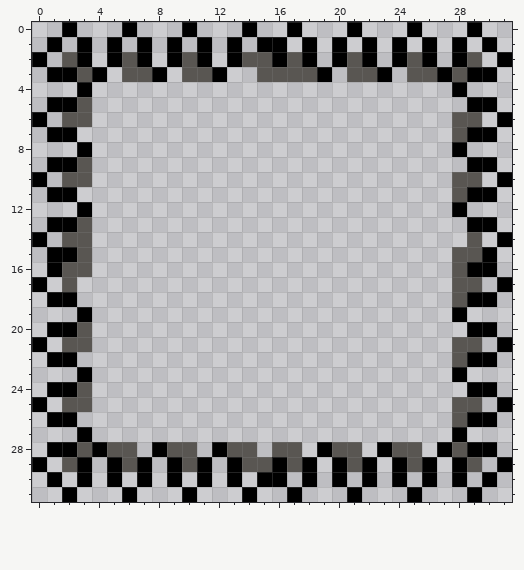
A pixel-art file gets an edit: Resources/Images/SpikeBlock.aseprite. That is the earlier state.
32x32 pixels, 1 frame.
Now the later version:
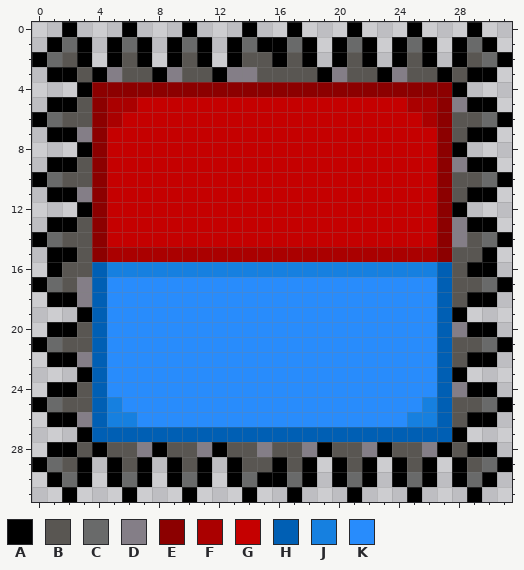
Palette (. is transparent): A #000000  B #595652  C #696a6a  D #847e87  E #8c0000  F #aa0000  G #c50000  H #005fb4  J #1680e0  K #288cfc
Difference:
{"y":1,"x":2,"old":".","new":"C"}
{"y":1,"x":6,"old":".","new":"C"}
{"y":1,"x":10,"old":".","new":"C"}
{"y":1,"x":14,"old":".","new":"C"}
{"y":1,"x":17,"old":".","new":"C"}
{"y":1,"x":21,"old":".","new":"C"}
{"y":1,"x":25,"old":".","new":"C"}
{"y":1,"x":29,"old":".","new":"C"}
{"y":2,"x":1,"old":".","new":"C"}
{"y":2,"x":30,"old":".","new":"C"}
{"y":3,"x":5,"old":".","new":"D"}
{"y":3,"x":9,"old":".","new":"D"}
{"y":3,"x":13,"old":"..","new":"DD"}
{"y":3,"x":20,"old":".","new":"D"}
{"y":3,"x":24,"old":".","new":"D"}
{"y":4,"x":4,"old":"........................","new":"EEEEEEEEEEEEEEEEEEEEEEEE"}
{"y":5,"x":4,"old":".........................","new":"EFFGGGGGGGGGGGGGGGGGGFFED"}
{"y":6,"x":1,"old":".","new":"C"}
{"y":6,"x":4,"old":"........................","new":"EFGGGGGGGGGGGGGGGGGGGGFE"}
{"y":6,"x":30,"old":".","new":"C"}
{"y":7,"x":3,"old":".........................","new":"DEGGGGGGGGGGGGGGGGGGGGGGE"}
{"y":8,"x":4,"old":"........................","new":"EGGGGGGGGGGGGGGGGGGGGGGE"}
{"y":9,"x":4,"old":".........................","new":"EGGGGGGGGGGGGGGGGGGGGGGED"}
{"y":10,"x":1,"old":".","new":"C"}
{"y":10,"x":4,"old":"........................","new":"EGGGGGGGGGGGGGGGGGGGGGGE"}
{"y":10,"x":30,"old":".","new":"C"}
{"y":11,"x":3,"old":".........................","new":"DEGGGGGGGGGGGGGGGGGGGGGGE"}
{"y":12,"x":4,"old":"........................","new":"EGGGGGGGGGGGGGGGGGGGGGGE"}
{"y":13,"x":4,"old":".........................","new":"EGGGGGGGGGGGGGGGGGGGGGGED"}
{"y":14,"x":1,"old":".","new":"C"}
{"y":14,"x":4,"old":".........................","new":"EGGGGGGGGGGGGGGGGGGGGGGED"}
{"y":14,"x":30,"old":".","new":"C"}
{"y":15,"x":4,"old":"........................","new":"EFFFFFFFFFFFFFFFFFFFFFFE"}
{"y":16,"x":4,"old":"........................","new":"HJJJJJJJJJJJJJJJJJJJJJJH"}
{"y":17,"x":1,"old":".","new":"C"}
{"y":17,"x":3,"old":".........................","new":"DHKKKKKKKKKKKKKKKKKKKKKKH"}
{"y":17,"x":30,"old":".","new":"C"}
{"y":18,"x":3,"old":".........................","new":"DHKKKKKKKKKKKKKKKKKKKKKKH"}
{"y":19,"x":4,"old":"........................","new":"HKKKKKKKKKKKKKKKKKKKKKKH"}
{"y":20,"x":4,"old":".........................","new":"HKKKKKKKKKKKKKKKKKKKKKKHD"}
{"y":21,"x":1,"old":".","new":"C"}
{"y":21,"x":4,"old":"........................","new":"HKKKKKKKKKKKKKKKKKKKKKKH"}
{"y":21,"x":30,"old":".","new":"C"}
{"y":22,"x":3,"old":".........................","new":"DHKKKKKKKKKKKKKKKKKKKKKKH"}
{"y":23,"x":4,"old":"........................","new":"HKKKKKKKKKKKKKKKKKKKKKKH"}
{"y":24,"x":4,"old":".........................","new":"HKKKKKKKKKKKKKKKKKKKKKKHD"}
{"y":25,"x":1,"old":".","new":"C"}
{"y":25,"x":4,"old":"........................","new":"HJKKKKKKKKKKKKKKKKKKKKJH"}
{"y":25,"x":30,"old":".","new":"C"}
{"y":26,"x":3,"old":".........................","new":"DHJJKKKKKKKKKKKKKKKKKKJJH"}
{"y":27,"x":4,"old":"........................","new":"HHHHHHHHHHHHHHHHHHHHHHHH"}
{"y":28,"x":7,"old":".","new":"D"}
{"y":28,"x":11,"old":".","new":"D"}
{"y":28,"x":15,"old":".","new":"D"}
{"y":28,"x":18,"old":".","new":"D"}
{"y":28,"x":22,"old":".","new":"D"}
{"y":28,"x":26,"old":".","new":"D"}
{"y":29,"x":1,"old":".","new":"C"}
{"y":29,"x":30,"old":".","new":"C"}
{"y":30,"x":2,"old":".","new":"C"}
{"y":30,"x":6,"old":".","new":"C"}
{"y":30,"x":10,"old":".","new":"C"}
{"y":30,"x":14,"old":".","new":"C"}
{"y":30,"x":17,"old":".","new":"C"}
{"y":30,"x":21,"old":".","new":"C"}
{"y":30,"x":25,"old":".","new":"C"}
{"y":30,"x":29,"old":".","new":"C"}
{"label":"added","picture_box":[47,37,497,487]}
